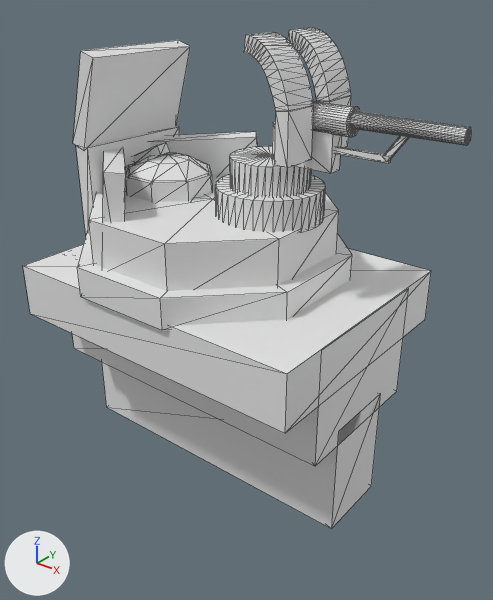
Two versions of the FBX model Train TD - 2023/Assets/Models/gun model top.fbx, one commit apart.
Camera for both pictures: a 50 mm camera at (3.34, -3.9, 2.19) aimed at (0.29, -0.09, -0.17). The lights are fixed; the arrows at lower left show +X, +Y and +Z. Mesh edges are drawn as thin lines. Where no turn or scale is listed for an object, it has been applied to the vertices. Vertices at the same position are counted once.

The older version as bpy lines, for what is in view:
```python
me_mesh = bpy.data.meshes.new('Mesh')
me_mesh.from_pydata(...)  # 324 vertices, 556 faces; spans x -1.33..1.33, y -1.04..1.04, z -1.28..2.14
# before: 8 (-1.33, -0.31, -1.28) at pixel (106, 407), 10 (1.33, -0.31, -1.28) at pixel (331, 528), 12 (1.33, 0.31, -1.28) at pixel (371, 486), 14 (-1.33, 0.31, -1.28)
# before: 16 (-1.14, -0.52, 1.43) at pixel (72, 143), 17 (-0.92, -0.52, 2.14) at pixel (80, 50), 18 (-1.0, -0.52, 1.39) at pixel (84, 150), 19 (-0.79, -0.52, 2.1) at pixel (93, 57), 20 (-1.0, 0.52, 1.39)
# before: 21 (-0.79, 0.52, 2.1) at pixel (190, 46), 22 (-1.14, 0.52, 1.43), 23 (-0.92, 0.52, 2.14) at pixel (178, 40)
me_mesh_001 = bpy.data.meshes.new('Mesh.001')
me_mesh_001.from_pydata(...)  # 301 vertices, 572 faces; spans x -46.0..46.0, y -125.0..70.0, z -179.0..43.0
ob_cube_2 = bpy.data.objects.new('Cube_2', me_mesh)
ob_cube_2.location = (0.0, 0.0, -0.496)
ob_turret_1 = bpy.data.objects.new('turret_1', me_mesh_001)
ob_turret_1.parent = ob_turret_top
ob_turret_1.location = (0.0, 11.78, -32.17)
ob_turret_1.scale = (0.8, 0.8, 0.8)
```
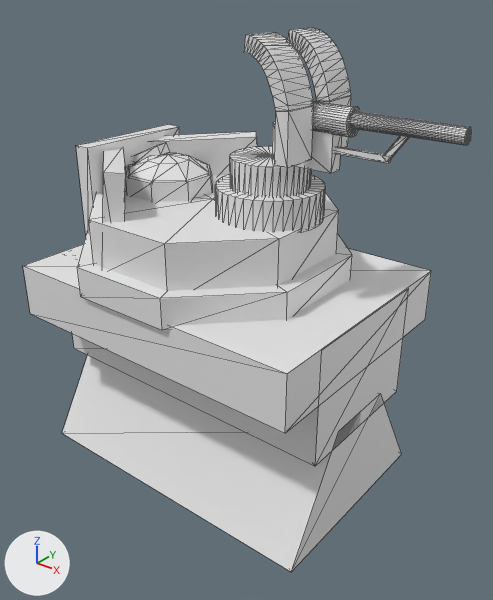
Diff of the bpy script that builds the scene:
```diff
--- a/Train TD - 2023/Assets/Models/gun model top.fbx.py
+++ b/Train TD - 2023/Assets/Models/gun model top.fbx.py
@@ me_mesh @@
 me_mesh.from_pydata(...)  # 324 vertices, 556 faces; spans x -1.33..1.33, y -1.04..1.04, z -1.28..2.14
 # used by ob_cube_2; location = (0.0, 0.0, -0.496)
 # verts and faces of me_mesh; kept vertices keep their numbers, new ones are numbered from 324
+# me_mesh part 1
+verts[8] = (-1.33, -0.86, -1.28)  # moved, pixel (61, 433)
+verts[10] = (1.33, -0.86, -1.28)  # moved, pixel (291, 572)
+verts[12] = (1.33, 0.86, -1.28)  # moved, pixel (401, 454)
+verts[14] = (-1.33, 0.86, -1.28)  # moved
+# me_mesh part 2
+delete_faces([(16, 19, 17), (18, 21, 19), (20, 23, 21), (17, 23, 22), (17, 21, 23), (16, 22, 18)])
+delete_faces([(16, 18, 19), (18, 20, 21), (20, 22, 23), (16, 17, 22), (17, 19, 21), (18, 22, 20)])
```

Where the change shows, as pixel boxes [x1, y1, x2, y2] in the pictures (493 x 600 px; the box of a moved part takes in the faces that stretch with it):
'Cube_2', reshaped
    before: [23, 40, 431, 529]
    after: [23, 125, 431, 572]
part 1 of me_mesh, moved or reshaped
    before: [102, 362, 381, 529]
    after: [62, 355, 401, 572]
part 2 of me_mesh, deleted
    before: [73, 40, 190, 151]
